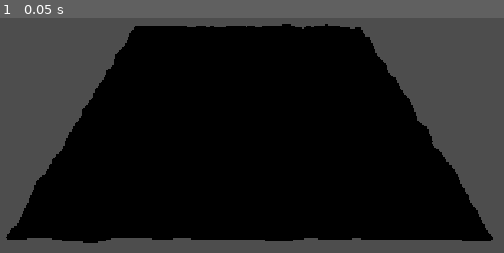
Above: before the commit, frame 1.
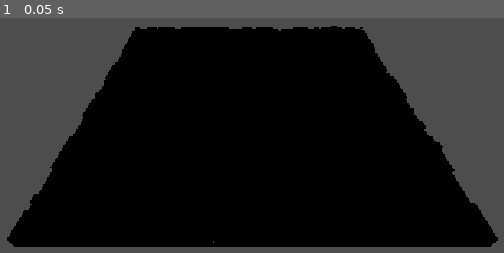
Above: after the commit, the same moment.

Repository: Lulu-caxz/Codigo-Azul
Game: Godot game, scene res://scenes/cidade/main.tscn
Same seed, same stepped clock (60 frames per second), same inputs: the game is played once before the commit and once after it. The project has no main scene, so this scene is started directly.
Inputs:
- Up to frame 1 (0.05 s): no input

The runs differ from the first frame. In frame 1, 4.1% of the frame differs, in the area x 1-99%, y 2-98%.

Commit message:
face culling

Diff:
--- a/scripts/geracaoMapa.gd
+++ b/scripts/geracaoMapa.gd
@@ -1,55 +1,189 @@
 extends Node3D
 
 func gerar_mapa() -> void:
-
-	Global.altura_maxima *= Global.tamanho_cubo
-
 	var noise := FastNoiseLite.new()
 	noise.noise_type = FastNoiseLite.TYPE_PERLIN
-	if Global.seed:
+
+	if Global.seed != 0:
 		noise.seed = Global.seed
 	else:
 		noise.seed = randi()
 		Global.seed = noise.seed
 
-	print(noise.seed , Global.seed)
 	noise.frequency = 0.1
 	noise.fractal_type = FastNoiseLite.FRACTAL_FBM
 	noise.fractal_octaves = 4
 
-	var malha = BoxMesh.new()
-	malha.size = Vector3(Global.tamanho_cubo, Global.tamanho_cubo, Global.tamanho_cubo)
+	var alturas: Array = []
+	var cores: Array = []
 
-	Global.mapa.resize(Global.largura)
+	# 1. Calcular os dados de cada coluna.
 	for x in range(Global.largura):
-		Global.mapa[x] = []
-		Global.mapa[x].resize(Global.profundidade)
+		var linha_alturas: Array[int] = []
+		var linha_cores: Array[Color] = []
+
+		for z in range(Global.profundidade):
+			var n: float = noise.get_noise_2d(x, z)
+			var normalizado: float = remap(n, -1.0, 1.0, 0.0, 1.0)
+
+			var altura: int = clampi(
+				roundi(normalizado * Global.altura_maxima),
+				1,
+				Global.altura_maxima
+			)
+
+			linha_alturas.append(altura)
+			linha_cores.append(obter_cor(normalizado))
+
+		alturas.append(linha_alturas)
+		cores.append(linha_cores)
+
+	# 2. Construir uma única malha.
+	var st := SurfaceTool.new()
+	st.begin(Mesh.PRIMITIVE_TRIANGLES)
+
+	var tamanho: float = Global.tamanho_cubo
 
 	for x in range(Global.largura):
 		for z in range(Global.profundidade):
+			var h: int = alturas[x][z]
+			var cor: Color = cores[x][z]
 
-			var raw_noise: float = noise.get_noise_2d(x, z)
-			var noise_normalizado: float = remap(raw_noise, -1.0, 1.0, 0.0, 1.0)
+			var x0: float = x * tamanho
+			var x1: float = (x + 1) * tamanho
+			var z0: float = z * tamanho
+			var z1: float = (z + 1) * tamanho
+			var y: float = h * tamanho
 
-			var altura_final: float = noise_normalizado * Global.altura_maxima
+			# Face superior.
+			quad(
+				st,
+				Vector3(x0, y, z0),
+				Vector3(x0, y, z1),
+				Vector3(x1, y, z1),
+				Vector3(x1, y, z0),
+				Vector3.UP,
+				cor
+			)
 
-			var cubo = MeshInstance3D.new()
-			cubo.mesh = malha
+			# Oeste (-X)
+			var oeste: int = alturas[x - 1][z] if x > 0 else 0
+			if oeste < h:
+				quad(
+					st,
+					Vector3(x0, oeste * tamanho, z0),
+					Vector3(x0, y, z0),
+					Vector3(x0, y, z1),
+					Vector3(x0, oeste * tamanho, z1),
+					Vector3.LEFT,
+					cor
+				)
 
-			var cor := StandardMaterial3D.new()
-			if noise_normalizado < 0.35:
-				cor.albedo_color = Color.CORNFLOWER_BLUE # Água
-			elif noise_normalizado < 0.45:
-				cor.albedo_color = Color.SANDY_BROWN     # Areia
-			elif noise_normalizado < 0.7:
-				cor.albedo_color = Color.FOREST_GREEN    # Grama / Floresta
-			else:
-				cor.albedo_color = Color.DARK_GRAY       # Montanha / Pedra
+			# Leste (+X)
+			var leste: int = alturas[x + 1][z] if x < Global.largura - 1 else 0
+			if leste < h:
+				quad(
+					st,
+					Vector3(x1, leste * tamanho, z1),
+					Vector3(x1, y, z1),
+					Vector3(x1, y, z0),
+					Vector3(x1, leste * tamanho, z0),
+					Vector3.RIGHT,
+					cor
+				)
 
-			cubo.set_surface_override_material(0, cor)
+			# Norte (-Z)
+			var norte: int = alturas[x][z - 1] if z > 0 else 0
+			if norte < h:
+				quad(
+					st,
+					Vector3(x1, norte * tamanho, z0),
+					Vector3(x1, y, z0),
+					Vector3(x0, y, z0),
+					Vector3(x0, norte * tamanho, z0),
+					Vector3(0, 0, -1),
+					cor
+				)
 
-			cubo.position = Vector3(x * Global.tamanho_cubo, altura_final, z * Global.tamanho_cubo)
+			# Sul (+Z)
+			var sul: int = alturas[x][z + 1] if z < Global.profundidade - 1 else 0
+			if sul < h:
+				quad(
+					st,
+					Vector3(x0, sul * tamanho, z1),
+					Vector3(x0, y, z1),
+					Vector3(x1, y, z1),
+					Vector3(x1, sul * tamanho, z1),
+					Vector3(0, 0, 1),
+					cor
+				)
 
-			add_child(cubo)
+	# 3. Finalizar a malha e criar o objeto visual.
+	var malha: ArrayMesh = st.commit()
 
-			Global.mapa[x][z] = cubo
+	var material := StandardMaterial3D.new()
+	material.vertex_color_use_as_albedo = true
+	# Desativa o corte de faces traseiras para evitar frestas e buracos no terreno
+	material.cull_mode = StandardMaterial3D.CULL_DISABLED
+
+	var terreno := MeshInstance3D.new()
+	terreno.name = "Terreno"
+	terreno.mesh = malha
+	terreno.material_override = material
+
+	add_child(terreno)
+
+	Global.mapa = alturas
+
+
+func obter_cor(n: float) -> Color:
+	if n < 0.35:
+		return Color.CORNFLOWER_BLUE
+	elif n < 0.45:
+		return Color.SANDY_BROWN
+	elif n < 0.7:
+		return Color.FOREST_GREEN
+	else:
+		return Color.DARK_GRAY
+
+
+func quad(
+	st: SurfaceTool,
+	a: Vector3,
+	b: Vector3,
+	c: Vector3,
+	d: Vector3,
+	normal: Vector3,
+	cor: Color
+) -> void:
+	var vertices: Array[Vector3] = [a, b, c, d]
+
+	# Verifica a orientação dos vértices de forma segura.
+	if (b - a).cross(c - a).dot(normal) < 0.0:
+		vertices = [a, d, c, b]
+
+	# Primeiro triângulo.
+	st.set_normal(normal)
+	st.set_color(cor)
+	st.add_vertex(vertices[0])
+
+	st.set_normal(normal)
+	st.set_color(cor)
+	st.add_vertex(vertices[1])
+
+	st.set_normal(normal)
+	st.set_color(cor)
+	st.add_vertex(vertices[2])
+
+	# Segundo triângulo.
+	st.set_normal(normal)
+	st.set_color(cor)
+	st.add_vertex(vertices[0])
+
+	st.set_normal(normal)
+	st.set_color(cor)
+	st.add_vertex(vertices[2])
+
+	st.set_normal(normal)
+	st.set_color(cor)
+	st.add_vertex(vertices[3])
--- a/scripts/global.gd
+++ b/scripts/global.gd
@@ -6,6 +6,6 @@
 var tamanho_cubo: float = 0.5
 var altura_maxima: float = 5
 
-var seed: int = 10
+var seed: int
 
 var mapa: Array = []
